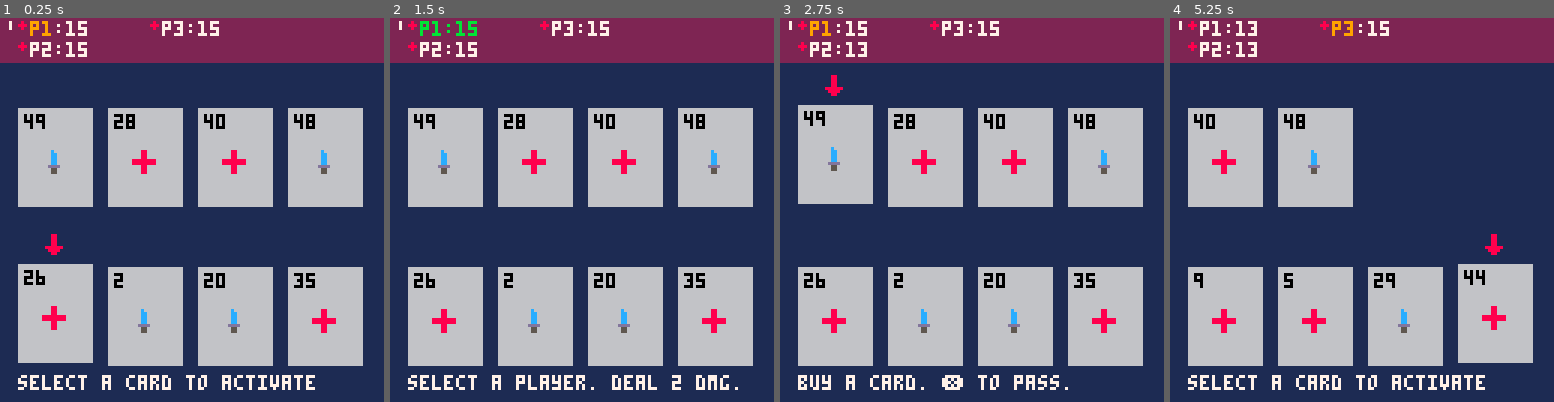
Above: before the commit, frames 1-4 (left to right).
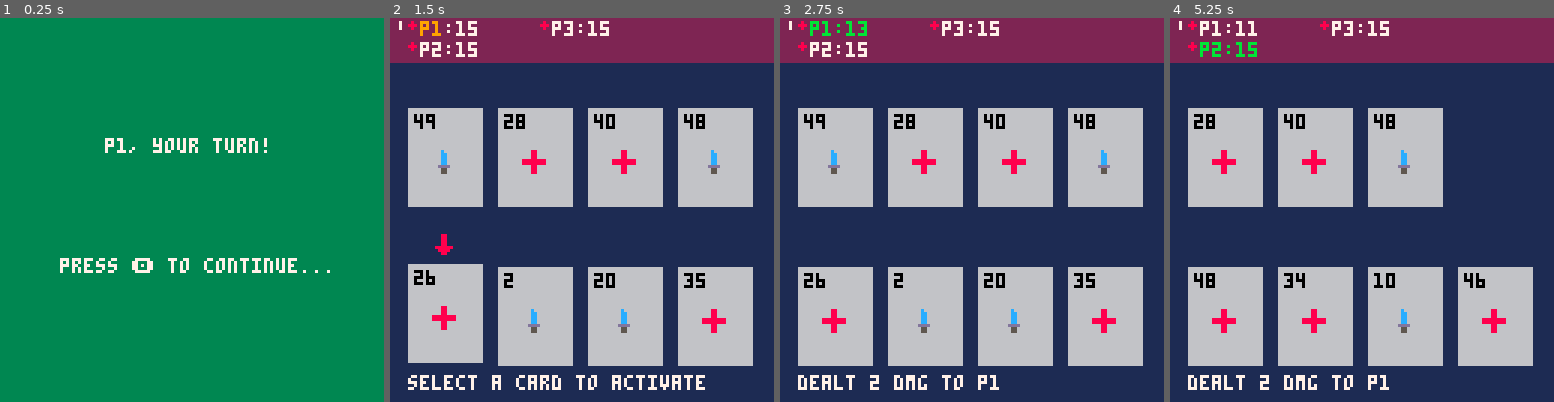
Above: after the commit, the same moments.

Repository: camden/minidom
Game: PICO-8 cartridge dom.p8
Same seed, same stepped clock (60 frames per second), same inputs: the game is played once before the commit and once after it.
Inputs:
- Up to frame 1 (0.25 s): no input
- Up to frame 2 (1.5 s): tap X (X key) at 0.33, 1.07 s; tap O (Z key) at 0.7 s
- Up to frame 3 (2.75 s): hold Right 1.6-2.1 s; tap O (Z key) at 1.7, 2.1, 2.5 s; tap X (X key) at 1.85 s; hold Right from 2.47 s (still down)
- Up to frame 4 (5.25 s): tap O (Z key) every 0.4 s from 2.9 to 4.9 s; tap X (X key) at 2.97, 4.08, 5.2 s; release Right at 3.03 s; hold Left 3.08-3.58 s; hold Right 4.02-4.68 s; hold Left from 5.08 s (still down)

The runs differ from the first frame. In frame 1, 100% of the frame differs, in the area x 0-100%, y 0-100%; in frame 2, 1.6%; in frame 3, 1.7%; in frame 4, 7.8%.

Commit message:
added next turn screen

Diff:
--- a/dom.p8
+++ b/dom.p8
@@ -36,6 +36,11 @@
   attack_all = {},
   attack_one = {},
   none = {}
+}
+
+game_states = {
+  normal = {},
+  next_turn_screen = {}
 }
 
 card_types = {
@@ -124,6 +129,8 @@
 cur_selection_kind = selection.hand
 selected_index = 1
 
+cur_game_state = game_states.next_turn_screen
+
 -- special callbacks
 function _init()
   for i=1,num_players do
@@ -145,6 +152,15 @@
     return
   end
 
+  if cur_game_state == game_states.next_turn_screen then
+
+    if btnp(4) then
+      cur_game_state = game_states.normal
+    end
+
+    return
+  end
+
   if btnp(4) then
     activate_current()
   end
@@ -168,11 +184,14 @@
   paint_shop_hand()
   paint_ui()
   debug(0, 0)
+
+  if cur_game_state == game_states.next_turn_screen then
+    paint_next_turn_screen()
+  end
 end
 
 -- input functions ---------------------------------------------
 function pressed_left()
-
   selected_index = previdx(selected_index, get_max_num_for_selection())
 end
 
@@ -289,21 +308,27 @@
 
   if current_phase == 1 then
     -- current phase is 1 (action), so it's the next player's turn
-    -- so we perform "cleanup" for the last player
-    perform_cleanup()
-    current_turn = nextidx(current_turn, num_players)
-
-    if current_turn == last_first_player then
-      finished_round()
-    end
-
-    selected_index = 1
-    cur_selection_kind = selection.hand
+    finished_turn()
   elseif current_phase == 2 then
     -- current phase is 2 (buy)
     selected_index = 1
     cur_selection_kind = selection.shop
   end
+end
+
+function finished_turn()
+    -- so we perform "cleanup" for the last player
+    perform_cleanup()
+    current_turn = nextidx(current_turn, num_players)
+    cur_game_state = game_states.next_turn_screen
+
+    if current_turn == last_first_player then
+      finished_round()
+    end
+
+    -- get ready for the next turn
+    selected_index = 1
+    cur_selection_kind = selection.hand
 end
 
 function finished_round()
@@ -428,6 +453,12 @@
 end
 
 -- painting functions ---------------------------------------------
+
+function paint_next_turn_screen()
+  rectfill(0, 0, 127, 127, 3)
+  print('p' .. current_turn .. ', your turn!', 35, 40, 7)
+  print('press \x8e to continue...', 20, 80, 7)
+end
 
 -- note: 4 cards in hand max
 function paint_current_hand()
